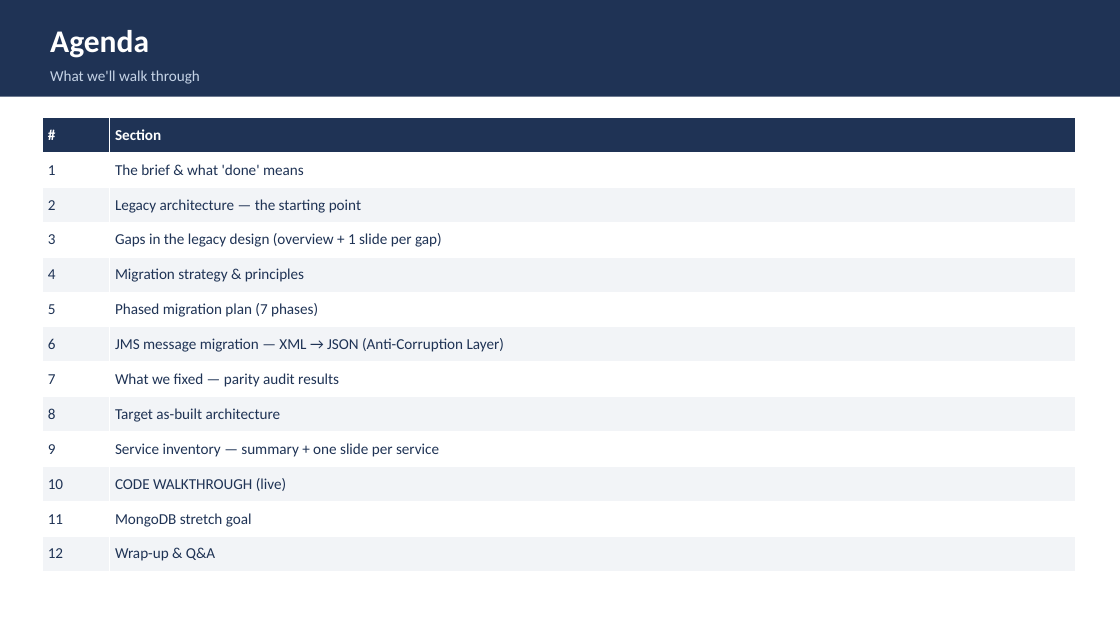
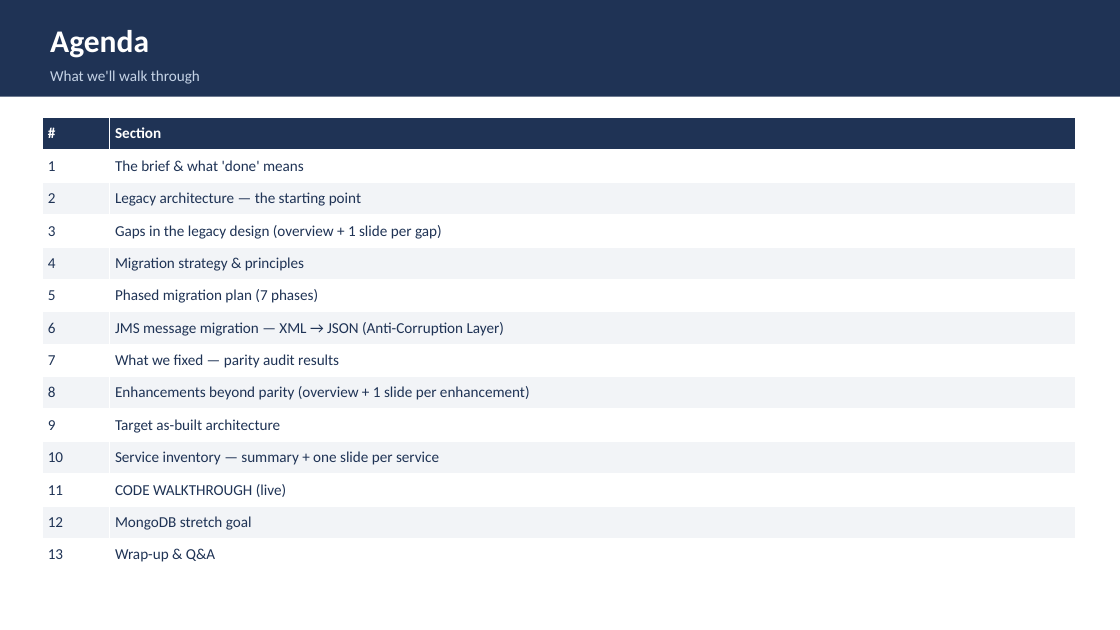
Before and after one commit to Vishak-94/pet-store, a slide deck: slide 2 of docs/PetStore_Demo_45min.pptx. Drawn at 1120x630 pixels with LibreOffice and Linux fonts; fonts in the diff are those of the drawing. Boxes give left, top, right and bottom in pixels: in the first picture for what was removed or moved away, otherwise in the second. Text is boxed around its words. In the diff, an @@ line names an element or a change of style, - is before the commit and + after.

Commit message:
Add enhancements-beyond-parity section to demo deck
- New enh_slide() helper: before / why-it-matters / the-enhancement + code-location footer
- Overview slide (E1-E10 table) + one detailed slide per enhancement:
  BCrypt, central RS256 IdP, transactional outbox, pessimistic stock lock,
  optimistic @Version lock, DLQ + bounded redelivery, idempotent consumers,
  validation + uniform error contract, CSRF + secure cookies, observability + stock cache
- Distinct from the parity audit (which restores legacy behaviour) — these are net improvements
- Agenda updated (section 8), renumbered through 13
- Regenerated PPTX (46 slides), verified zero shape overflow

```diff
--- a/docs/PetStore_Demo_45min.pptx
+++ b/docs/PetStore_Demo_45min.pptx
@@ table at (42,118,1075,571) @@
-row 9: 8 | Target as-built architecture
-row 10: 9 | Service inventory — summary + one slide per service
-row 11: 10 | CODE WALKTHROUGH (live)
-row 12: 11 | MongoDB stretch goal
-row 13: 12 | Wrap-up & Q&A
+row 9: 8 | Enhancements beyond parity (overview + 1 slide per enhancement)
+row 10: 9 | Target as-built architecture
+row 11: 10 | Service inventory — summary + one slide per service
+row 12: 11 | CODE WALKTHROUGH (live)
+row 13: 12 | MongoDB stretch goal
+row 14: 13 | Wrap-up & Q&A
```
Also in this commit, not shown: 11 slides added, 1 other file.
